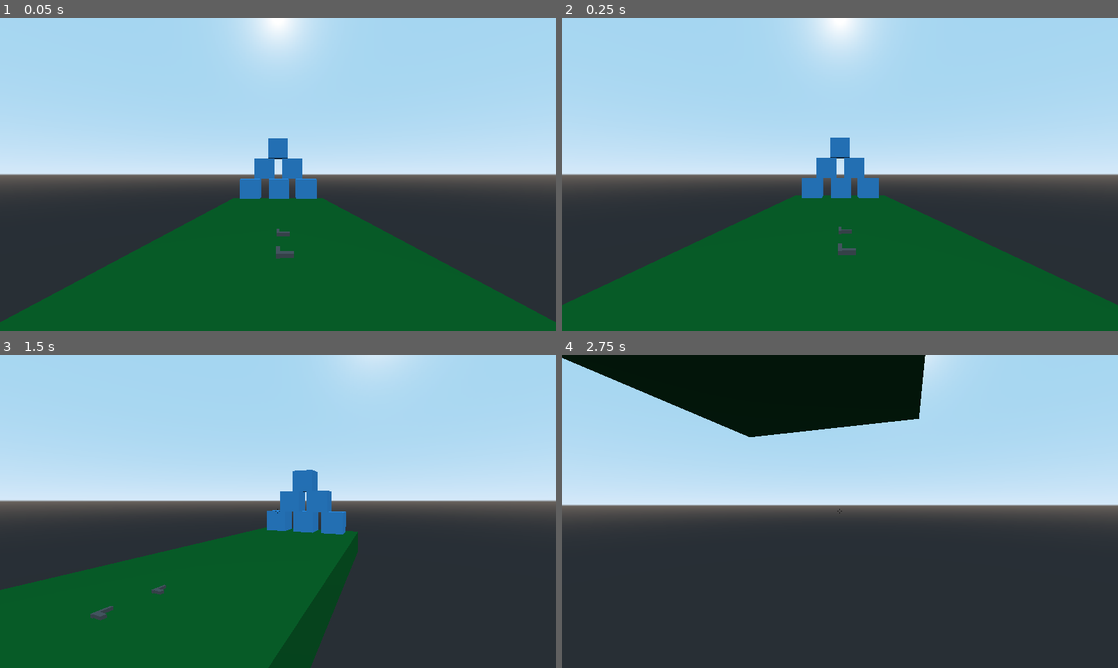
Above: before the commit, frames 1-4 (two rows, left to right).
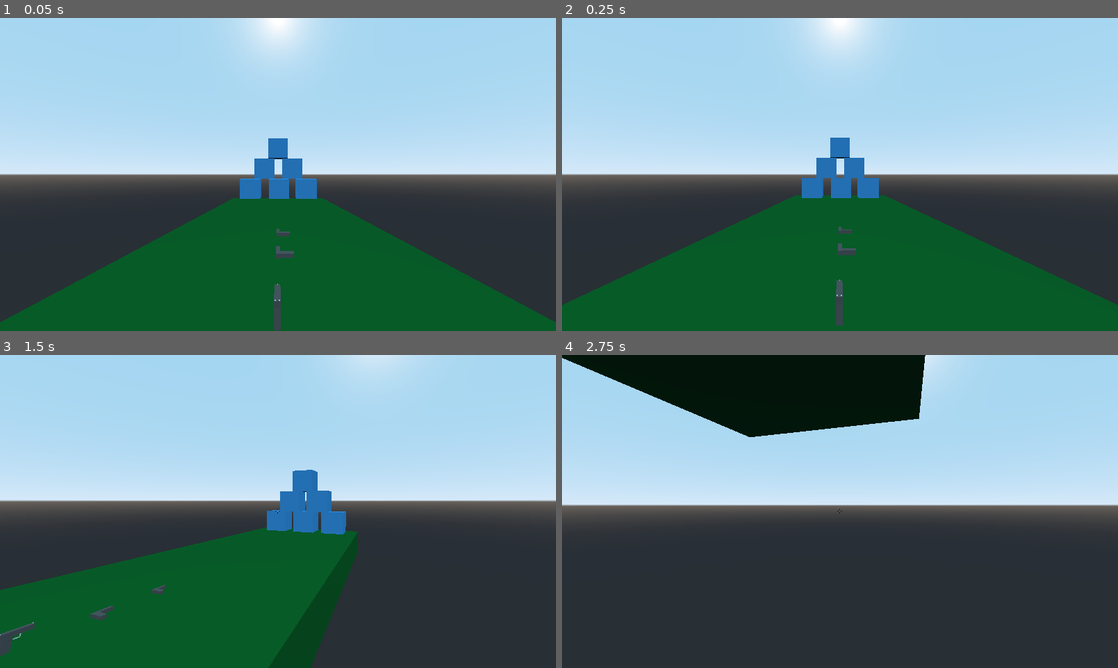
Above: after the commit, the same moments.

Repository: ssebs/firingrange
Game: Godot game, scene res://Map.tscn
The game is run twice, just before and just after one commit, with the same random seed, the same clock (stepped at 60 frames per second) and the same inputs.
Inputs (mouse positions are in pixels of both pictures, inside the frame that each line leads up to):
- Up to frame 1 (0.05 s): no input
- Up to frame 2 (0.25 s): no input
- Up to frame 3 (1.5 s): move the mouse to (400, 495) at 0.52 s; hold D (move_right) 0.53-1.28 s; click (400, 495) at 0.6 s; tap Space (jump) at 0.77 s; move the mouse to (250, 511) at 1.27 s; hold W (move_forward) from 1.28 s (still down); click (250, 511) at 1.35 s
- Up to frame 4 (2.75 s): keep holding W (move_forward); tap Space (jump) at 1.52 s; move the mouse to (851, 505) at 2.02 s; tap F (interact) at 2.1 s; click (851, 505) at 2.3 s

The runs differ from the first frame. In frame 1, 0.2% of the frame differs, in the area x 49-51%, y 84-100%; in frame 2, 0.2%; in frame 3, 0.2%, in the area x 0-7%, y 85-97%; in frame 4, nothing differs.

Commit message:
working fire and reload animations

Diff:
--- a/Map.tscn
+++ b/Map.tscn
@@ -1,8 +1,9 @@
-[gd_scene load_steps=7 format=2]
+[gd_scene load_steps=8 format=2]
 
 [ext_resource path="res://Scenes/Box.tscn" type="PackedScene" id=1]
 [ext_resource path="res://Scenes/Player.tscn" type="PackedScene" id=2]
 [ext_resource path="res://Scenes/Guns/TestGun.tscn" type="PackedScene" id=3]
+[ext_resource path="res://Scenes/Guns/BasicPistol.tscn" type="PackedScene" id=4]
 
 [sub_resource type="BoxShape" id=1]
 extents = Vector3( 5, 1, 20 )
@@ -59,3 +60,6 @@
 
 [node name="TestGun2" parent="." instance=ExtResource( 3 )]
 transform = Transform( -4.37114e-08, -1, 0, 1, -4.37114e-08, 0, 0, 0, 1, 0, 0.899921, -1.7258 )
+
+[node name="BasicPistol" parent="." instance=ExtResource( 4 )]
+transform = Transform( 1, 0, 0, 0, 1, 0, 0, 0, 1, -0.00971174, 0.75685, 1.54927 )
--- /dev/null
+++ b/Scenes/Guns/BasicPistol.gd
@@ -0,0 +1,40 @@
+extends RigidBody
+
+onready var bullet_scn = preload("res://Scenes/Bullet.tscn")
+onready var fp = $FirePoint
+onready var ap = $AnimationPlayer
+
+var ammo_left = 30
+var ammo_spare = 60
+var max_ammo_in_mag = 30
+
+var dropped = false
+
+
+func _process(delta):
+	if dropped:
+		# Drop it forward
+		self.apply_impulse(self.transform.basis.z, -transform.basis.z * 10)
+		dropped = false
+
+func shoot():
+	if ap.is_playing():
+		return
+
+
+	var b = bullet_scn.instance()
+	fp.add_child(b)
+	b.global_transform = self.global_transform
+	b.translate(-transform.basis.z)
+	b.DAMAGE = 34
+	b.SPEED = 80
+
+	ap.play("Fire")
+# shoot
+
+func reload():
+	if ap.is_playing():
+		return
+
+	ap.play("Reload")
+# reload
--- /dev/null
+++ b/Scenes/Guns/BasicPistol.tscn
@@ -0,0 +1,225 @@
+[gd_scene load_steps=14 format=2]
+
+[ext_resource path="res://Scenes/Guns/BasicPistol.gd" type="Script" id=1]
+
+[sub_resource type="Animation" id=10]
+resource_name = "Fire"
+length = 0.25
+tracks/0/type = "transform"
+tracks/0/path = NodePath(".")
+tracks/0/interp = 2
+tracks/0/loop_wrap = true
+tracks/0/imported = false
+tracks/0/enabled = true
+tracks/0/keys = PoolRealArray(  )
+tracks/1/type = "value"
+tracks/1/path = NodePath(".:translation")
+tracks/1/interp = 1
+tracks/1/loop_wrap = true
+tracks/1/imported = false
+tracks/1/enabled = true
+tracks/1/keys = {
+"times": PoolRealArray( 0, 0.1, 0.25 ),
+"transitions": PoolRealArray( 1, 0.378929, 0.329877 ),
+"update": 0,
+"values": [ Vector3( 0, 0, 0 ), Vector3( 0, 0.0620615, 0.0695373 ), Vector3( 0, 0, 0 ) ]
+}
+tracks/2/type = "value"
+tracks/2/path = NodePath(".:rotation_degrees")
+tracks/2/interp = 1
+tracks/2/loop_wrap = true
+tracks/2/imported = false
+tracks/2/enabled = true
+tracks/2/keys = {
+"times": PoolRealArray( 0, 0.1, 0.25 ),
+"transitions": PoolRealArray( 1, 0.378929, 0.329877 ),
+"update": 0,
+"values": [ Vector3( 0, 0, 0 ), Vector3( 15, 0, 0 ), Vector3( 0, 0, 0 ) ]
+}
+tracks/3/type = "value"
+tracks/3/path = NodePath("MuzzleFlash:visible")
+tracks/3/interp = 1
+tracks/3/loop_wrap = true
+tracks/3/imported = false
+tracks/3/enabled = true
+tracks/3/keys = {
+"times": PoolRealArray( 0, 0.00598838, 0.1 ),
+"transitions": PoolRealArray( 1, 1, 1 ),
+"update": 1,
+"values": [ false, true, false ]
+}
+
+[sub_resource type="Animation" id=13]
+resource_name = "Reload"
+length = 0.75
+tracks/0/type = "transform"
+tracks/0/path = NodePath("Mag")
+tracks/0/interp = 1
+tracks/0/loop_wrap = true
+tracks/0/imported = false
+tracks/0/enabled = true
+tracks/0/keys = PoolRealArray(  )
+tracks/1/type = "value"
+tracks/1/path = NodePath("Mag:rotation_degrees")
+tracks/1/interp = 2
+tracks/1/loop_wrap = true
+tracks/1/imported = false
+tracks/1/enabled = true
+tracks/1/keys = {
+"times": PoolRealArray( 0, 0.2, 0.318438, 0.5, 0.74704 ),
+"transitions": PoolRealArray( 1, 1, 1, 1, 1 ),
+"update": 0,
+"values": [ Vector3( -15, 0, 0 ), Vector3( -15, 0, 0 ), Vector3( -45.4802, 5.52707, -18.579 ), Vector3( -15, 0, 0 ), Vector3( -15, 0, 0 ) ]
+}
+tracks/2/type = "value"
+tracks/2/path = NodePath("Mag:translation")
+tracks/2/interp = 2
+tracks/2/loop_wrap = true
+tracks/2/imported = false
+tracks/2/enabled = true
+tracks/2/keys = {
+"times": PoolRealArray( 0, 0.2, 0.318438, 0.5, 0.74704 ),
+"transitions": PoolRealArray( 1, 1, 1, 1, 1 ),
+"update": 0,
+"values": [ Vector3( 0, -0.15224, 0.160445 ), Vector3( 0, -0.550034, 0.267676 ), Vector3( -0.151184, -1.12445, 1.08904 ), Vector3( 0, -0.550034, 0.267676 ), Vector3( 0, -0.15224, 0.160445 ) ]
+}
+tracks/3/type = "transform"
+tracks/3/path = NodePath(".")
+tracks/3/interp = 1
+tracks/3/loop_wrap = true
+tracks/3/imported = false
+tracks/3/enabled = true
+tracks/3/keys = PoolRealArray(  )
+tracks/4/type = "value"
+tracks/4/path = NodePath(".:translation")
+tracks/4/interp = 1
+tracks/4/loop_wrap = true
+tracks/4/imported = false
+tracks/4/enabled = true
+tracks/4/keys = {
+"times": PoolRealArray( 0, 0.2, 0.318438, 0.5, 0.74704 ),
+"transitions": PoolRealArray( 1, 1, 1, 1, 1 ),
+"update": 0,
+"values": [ Vector3( 0, 0, 0 ), Vector3( 0.255574, 0.300009, -0.158979 ), Vector3( 0.595432, 0.189438, -0.248618 ), Vector3( 0.255574, 0.300009, -0.158979 ), Vector3( 0, 0, 0 ) ]
+}
+tracks/5/type = "value"
+tracks/5/path = NodePath(".:rotation_degrees")
+tracks/5/interp = 1
+tracks/5/loop_wrap = true
+tracks/5/imported = false
+tracks/5/enabled = true
+tracks/5/keys = {
+"times": PoolRealArray( 0, 0.2, 0.318438, 0.5, 0.74704 ),
+"transitions": PoolRealArray( 1, 1, 1, 1, 1 ),
+"update": 0,
+"values": [ Vector3( 0, 0, 0 ), Vector3( 12.2052, -8.17933e-07, -16.8573 ), Vector3( 19.433, -1.63507e-06, -26.84 ), Vector3( 12.2052, -8.17933e-07, -16.8573 ), Vector3( 0, 0, 0 ) ]
+}
+
+[sub_resource type="CubeMesh" id=2]
+size = Vector3( 0.1, 0.1, 0.5 )
+
+[sub_resource type="SpatialMaterial" id=3]
+albedo_color = Color( 0.396078, 0.396078, 0.396078, 1 )
+
+[sub_resource type="CubeMesh" id=4]
+size = Vector3( 0.1, 0.3, 0.15 )
+
+[sub_resource type="SpatialMaterial" id=5]
+albedo_color = Color( 0.396078, 0.396078, 0.396078, 1 )
+
+[sub_resource type="CubeMesh" id=7]
+size = Vector3( 0.01, 0.02, 0.01 )
+
+[sub_resource type="CylinderMesh" id=8]
+top_radius = 0.005
+bottom_radius = 0.005
+height = 0.15
+
+[sub_resource type="CylinderMesh" id=9]
+top_radius = 0.045
+bottom_radius = 0.045
+height = 0.35
+radial_segments = 6
+rings = 1
+
+[sub_resource type="SpatialMaterial" id=11]
+albedo_color = Color( 0.788235, 0.466667, 0.0117647, 1 )
+emission_enabled = true
+emission = Color( 0.964706, 0.721569, 0.258824, 1 )
+emission_energy = 1.0
+emission_operator = 0
+emission_on_uv2 = false
+
+[sub_resource type="SphereMesh" id=12]
+material = SubResource( 11 )
+radius = 0.05
+height = 0.1
+
+[sub_resource type="BoxShape" id=6]
+extents = Vector3( 0.05, 0.2, 0.25 )
+
+[node name="BasicPistol" type="RigidBody"]
+collision_layer = 2147483649
+collision_mask = 2147483649
+script = ExtResource( 1 )
+
+[node name="FirePoint" type="Spatial" parent="."]
+transform = Transform( 1, 0, 0, 0, 1, 0, 0, 0, 1, 0, 0, -0.381695 )
+
+[node name="AnimationPlayer" type="AnimationPlayer" parent="."]
+root_node = NodePath("../GunBody")
+anims/Fire = SubResource( 10 )
+anims/Reload = SubResource( 13 )
+blend_times = [ "Fire", "Fire", 0.005 ]
+
+[node name="GunBody" type="Spatial" parent="."]
+transform = Transform( 1, 0, 0, 0, 0.999999, 0, 0, 0, 0.999999, 0, 0, 0 )
+
+[node name="Barrel" type="MeshInstance" parent="GunBody"]
+mesh = SubResource( 2 )
+material/0 = SubResource( 3 )
+
+[node name="Handle" type="MeshInstance" parent="GunBody"]
+transform = Transform( 1, 0, 0, 0, 1.13351, 0.248907, 0, -0.21448, 0.976728, 0, -0.2, 0.176434 )
+mesh = SubResource( 4 )
+material/0 = SubResource( 5 )
+
+[node name="FrontSight" type="MeshInstance" parent="GunBody"]
+transform = Transform( 1, 0, 0, 0, 1, 0, 0, 0, 1, 0, 0.06, -0.24 )
+mesh = SubResource( 7 )
+material/0 = null
+
+[node name="RearSightL" type="MeshInstance" parent="GunBody"]
+transform = Transform( 2, 0, 0, 0, 0.75, 0, 0, 0, 1.5, -0.03, 0.055, 0.235 )
+mesh = SubResource( 7 )
+material/0 = null
+
+[node name="RearSightR" type="MeshInstance" parent="GunBody"]
+transform = Transform( 2, 0, 0, 0, 0.75, 0, 0, 0, 1.5, 0.03, 0.055, 0.235 )
+mesh = SubResource( 7 )
+material/0 = null
+
+[node name="TriggerGuardF" type="MeshInstance" parent="GunBody"]
+transform = Transform( 5, 0, 0, 0, 0.965926, 0.258819, 0, -0.258819, 0.965926, -0.00415909, -0.0628758, -0.0540497 )
+mesh = SubResource( 8 )
+material/0 = null
+
+[node name="TriggerGuardB" type="MeshInstance" parent="GunBody"]
+transform = Transform( 5, 0, 0, 0, -6.55671e-08, -1, 0, 1.5, -4.37114e-08, 0, -0.132125, 0.0731123 )
+mesh = SubResource( 8 )
+material/0 = null
+
+[node name="Mag" type="MeshInstance" parent="GunBody"]
+transform = Transform( 1, 0, 0, 0, 0.965927, 0.258819, 0, -0.258819, 0.965927, 0, -0.15224, 0.160445 )
+mesh = SubResource( 9 )
+material/0 = null
+
+[node name="MuzzleFlash" type="MeshInstance" parent="GunBody"]
+transform = Transform( 1, 0, 0, 0, 1, 0, 0, 0, 1, 0, 0, -0.304391 )
+visible = false
+mesh = SubResource( 12 )
+material/0 = null
+
+[node name="CollisionShape" type="CollisionShape" parent="."]
+transform = Transform( 1, 0, 0, 0, 1, 0, 0, 0, 1, 0, -0.15, 0 )
+shape = SubResource( 6 )
--- a/Scenes/Player.gd
+++ b/Scenes/Player.gd
@@ -95,10 +95,13 @@
 # handle_movement
 
 func handle_guns(delta):
+	# Shoot
 	if Input.is_action_just_pressed("fire"):
-		# Gun is here
-		if gun:
-			gun.shoot()
+		if gun: gun.shoot()
+
+	# Reload
+	if Input.is_action_just_pressed("reload"):
+		if gun: gun.reload()
 
 	# Pickup and drop gun
 	if Input.is_action_just_pressed("interact"):
--- a/project.godot
+++ b/project.godot
@@ -75,6 +75,11 @@
 "events": [ Object(InputEventKey,"resource_local_to_scene":false,"resource_name":"","device":0,"alt":false,"shift":false,"control":false,"meta":false,"command":false,"pressed":false,"scancode":16777237,"unicode":0,"echo":false,"script":null)
  ]
 }
+reload={
+"deadzone": 0.5,
+"events": [ Object(InputEventKey,"resource_local_to_scene":false,"resource_name":"","device":0,"alt":false,"shift":false,"control":false,"meta":false,"command":false,"pressed":false,"scancode":82,"unicode":0,"echo":false,"script":null)
+ ]
+}
 
 [rendering]
 
